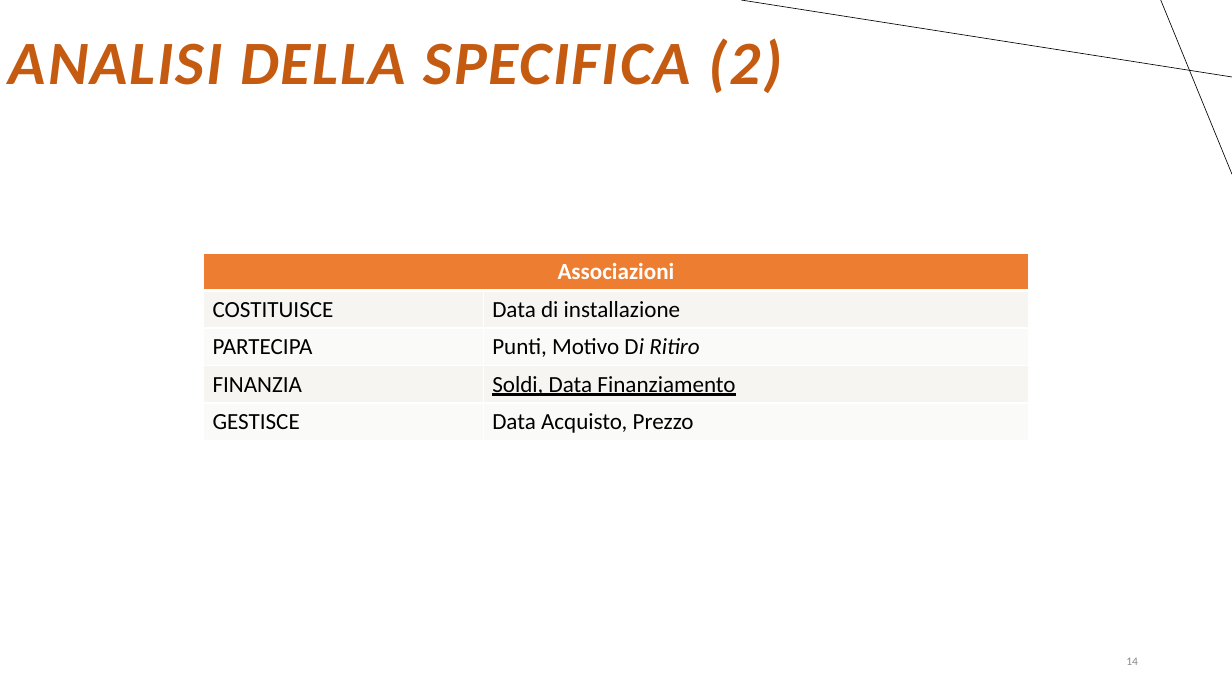
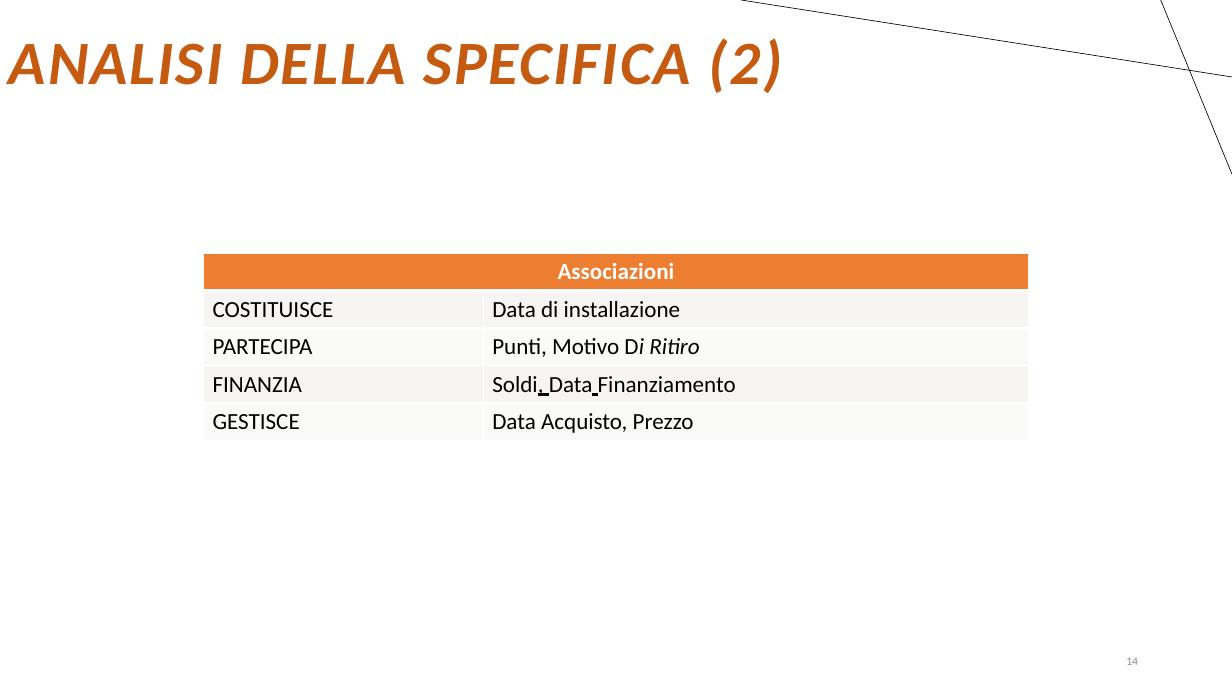
Before and after one commit to GiuseppePastena23/UNISA, a slide deck: slide 14 of II_Anno/BD/Progetto/2023-2024/Peppe-Pasquale/Presentation.pptx. Drawn at 1232x693 pixels with LibreOffice and Linux fonts; fonts in the diff are those of the drawing. Boxes give left, top, right and bottom in pixels: in the first picture for what was removed or moved away, otherwise in the second. Text is boxed around its words. In the diff, an @@ line names an element or a change of style, - is before the commit and + after.

```diff
--- a/II_Anno/BD/Progetto/2023-2024/Peppe-Pasquale/Presentation.pptx
+++ b/II_Anno/BD/Progetto/2023-2024/Peppe-Pasquale/Presentation.pptx
@@ table at (203,253,1030,440) @@
@@ underline off in "Soldi, Data Finanziamento" @@
```
